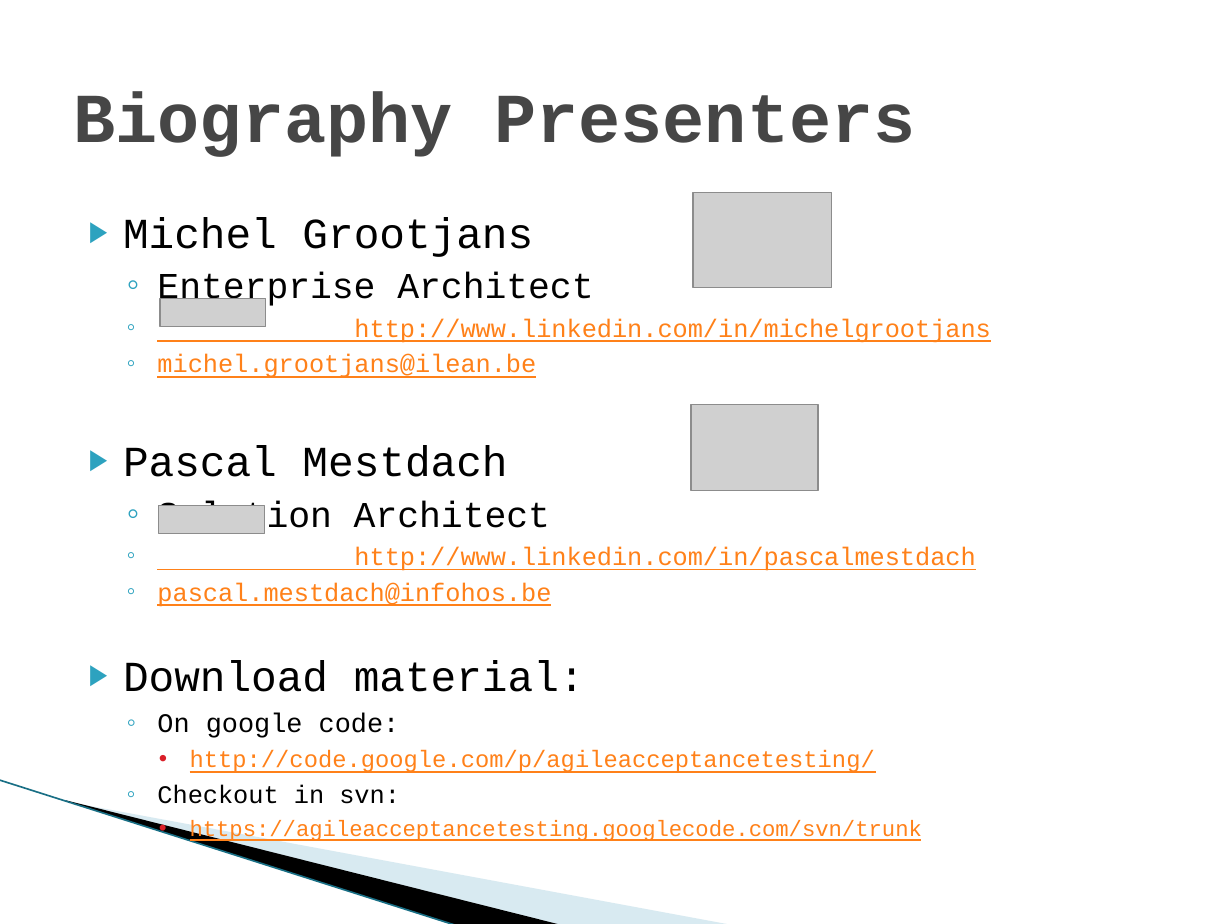
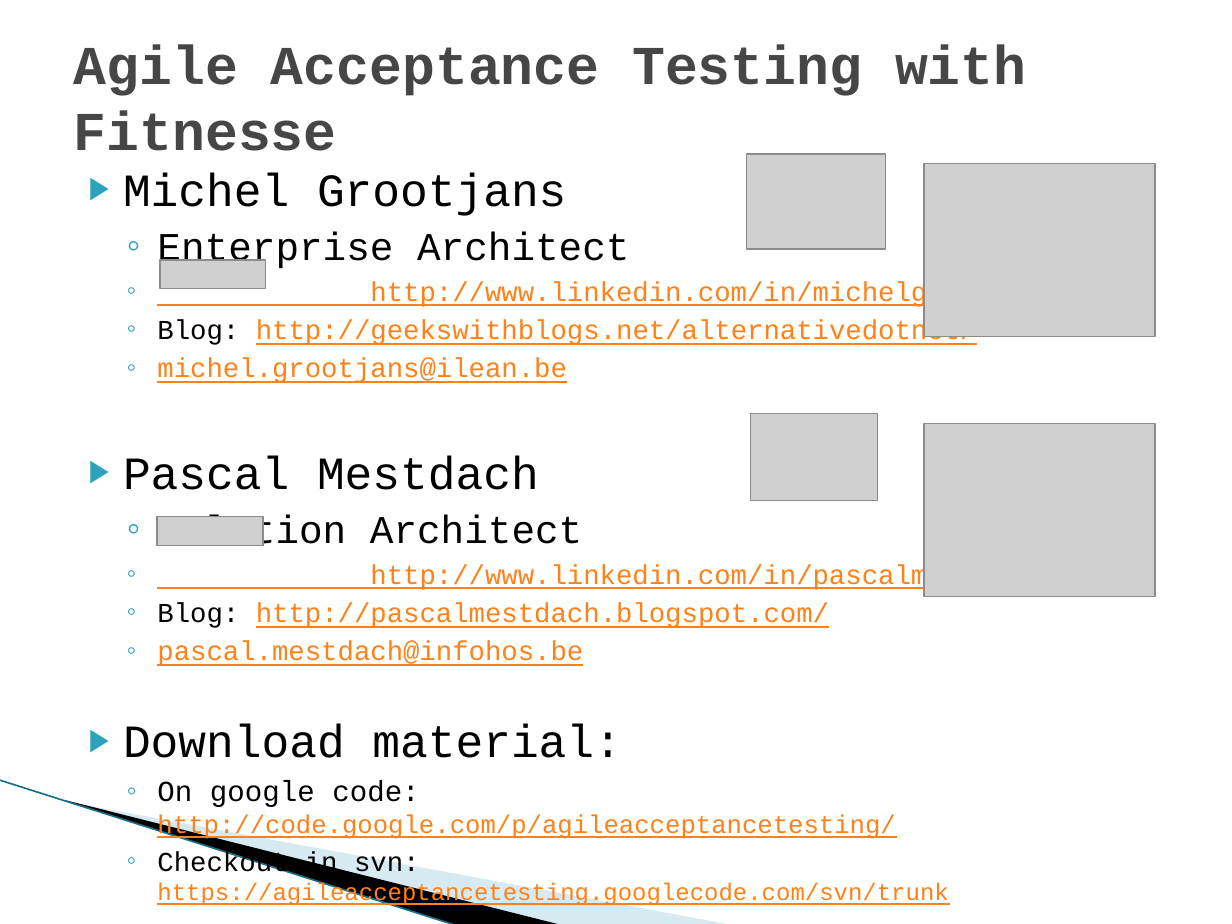
Before and after one commit to michelgrootjans/agileacceptancetesting, a slide deck: slide 2 of Slides/20090604_Ihc_AgileAcceptanceTesting.pptx. Drawn at 1232x924 pixels with LibreOffice and Linux fonts; fonts in the diff are those of the drawing; grey boxes stand for pictures; background and template pictures are left out. Boxes give left, top, right and bottom in pixels: in the first picture for what was removed or moved away, otherwise in the second. Text is boxed around its words. In the diff, an @@ line names an element or a change of style, - is before the commit and + after.

```diff
--- a/Slides/20090604_Ihc_AgileAcceptanceTesting.pptx
+++ b/Slides/20090604_Ihc_AgileAcceptanceTesting.pptx
@@ title at [74, 45, 1026, 151]: text changed; size 41 to 32 pt @@
-Biography Presenters
+Agile Acceptance Testing with Fitnesse
@@ text "Michel Grootjans": place and size @@
-text "Michel Grootjans" at [123, 217, 990, 843]
+text "Michel Grootjans" at [123, 173, 1058, 908]
@@ text at [123, 173, 1058, 758]: size 25 to 27 pt in "Michel Grootjans", "Pascal Mestdach", "Download material:"; size 21.3 to 23 pt in "Enterprise Architect", "Solution Architect"; size 14.8 to 16 pt in "http://www.linkedin.com/in/michelgrootjans", "michel.grootjans@ilean.be", "http://www.linkedin.com/in/pascalmestdach", "pascal.mestdach@infohos.be" @@
@@ picture: place and size @@
-picture at [694, 192, 832, 287]
+picture at [747, 154, 885, 249]
@@ picture added at [924, 164, 1156, 338] @@
@@ picture: place and size @@
-picture at [160, 298, 266, 326]
+picture at [160, 260, 266, 288]
@@ text at [157, 320, 977, 345]: paragraph added @@
+  ◦ Blog: http://geekswithblogs.net/alternativedotnet/
@@ picture: place and size @@
-picture at [691, 404, 818, 490]
+picture at [750, 414, 877, 500]
@@ picture added at [924, 424, 1156, 598] @@
@@ picture: place and size @@
-picture at [159, 505, 265, 533]
+picture at [158, 516, 264, 545]
@@ text at [157, 603, 829, 628]: paragraph added @@
+  ◦ Blog: http://pascalmestdach.blogspot.com/
@@ text at [157, 780, 948, 908]: text changed; size 12.9 to 14 pt @@
-  ◦ On google code:
-    • http://code.google.com/p/agileacceptancetesting/
-  ◦ Checkout in svn:
-    • https://agileacceptancetesting.googlecode.com/svn/trunk
+  ◦ On google code: http://code.google.com/p/agileacceptancetesting/
+  ◦ Checkout in svn: https://agileacceptancetesting.googlecode.com/svn/trunk
```
